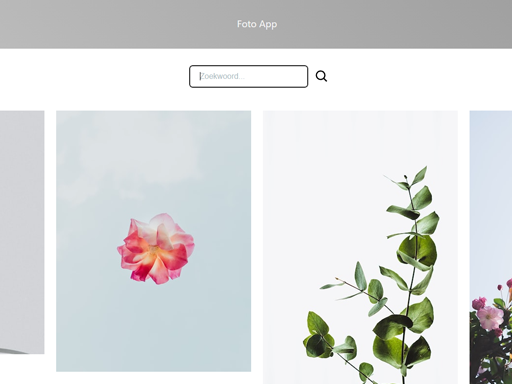
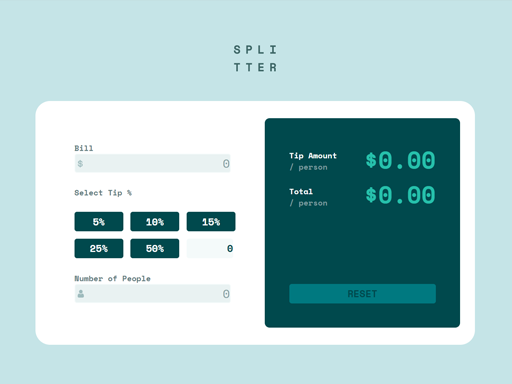
Layer changes from the first 512x384 image to the second:
added layer "Layer 12" above "Layer 10" over (0, 0, 512, 384)
